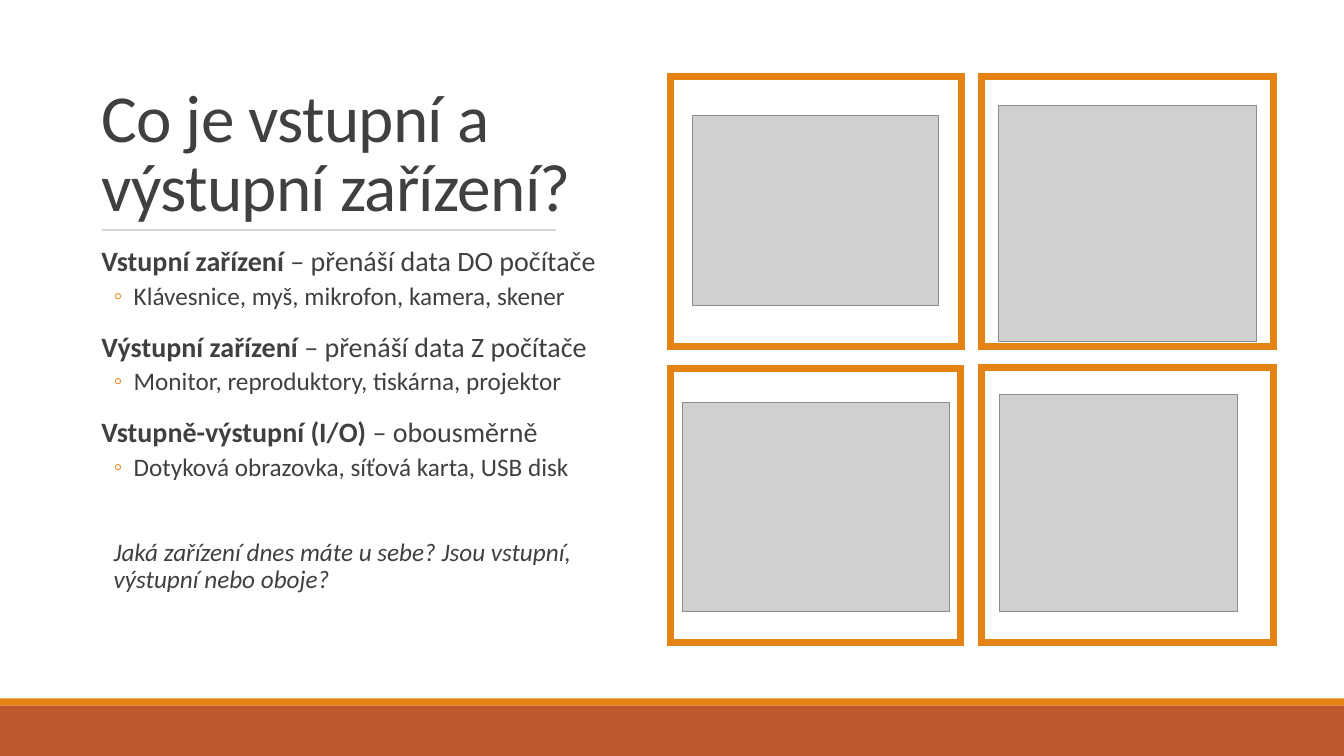
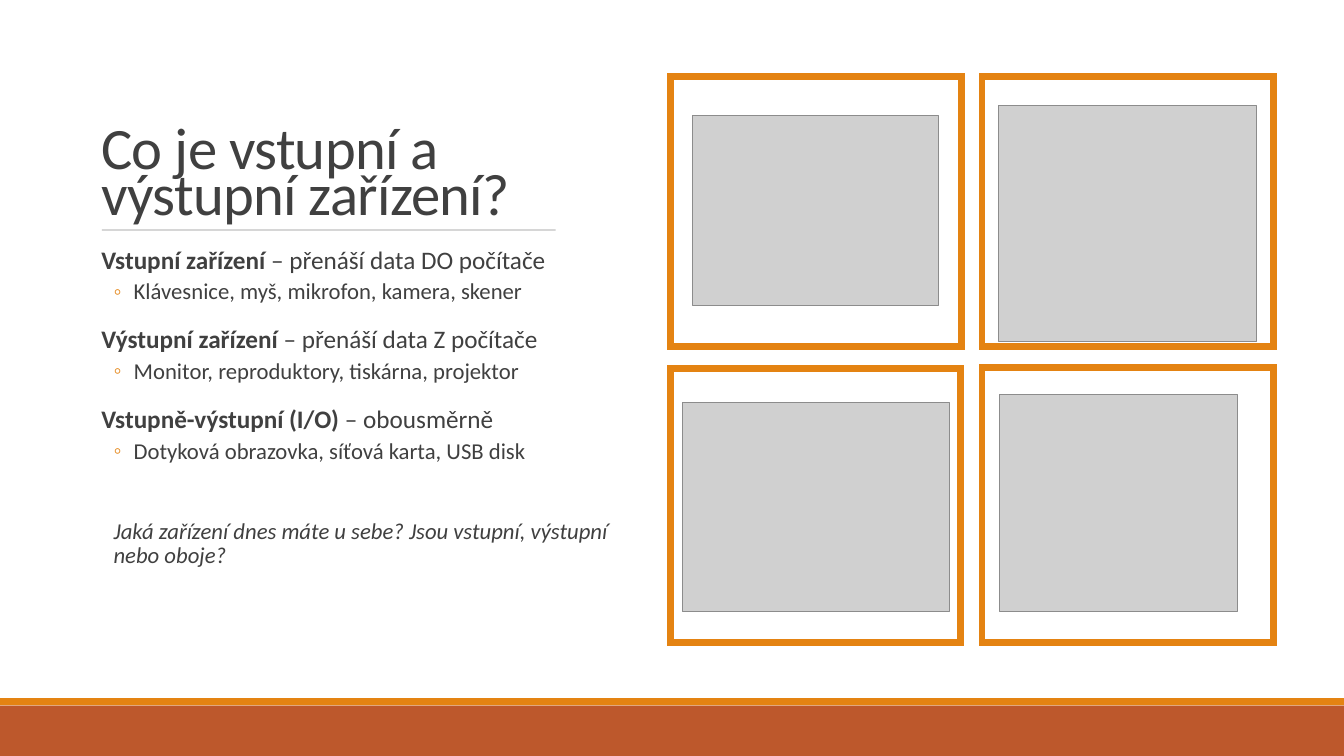
Before and after one commit to dawissl/hradebni-dmg, a slide deck: slide 2 of prezentace/1. ročník/16 - vstupní a výstupní zařízení.pptx. Drawn at 1344x756 pixels with LibreOffice and Linux fonts; fonts in the diff are those of the drawing; grey boxes stand for pictures. Boxes give left, top, right and bottom in pixels: in the first picture for what was removed or moved away, otherwise in the second. Text is boxed around its words. In the diff, an @@ line names an element or a change of style, - is before the commit and + after.

```diff
--- a/prezentace/1. ročník/16 - vstupní a výstupní zařízení.pptx
+++ b/prezentace/1. ročník/16 - vstupní a výstupní zařízení.pptx
@@ title "Co je vstupní a výstupní ..." at [101,128,510,230]: size 48 to 41.9 pt; line spacing 0.85 to 0.65 @@
@@ text "Vstupní zařízení – přenáší data ..." at [101,251,608,567]: size 20 to 18 pt in "Vstupní zařízení – přenáší data DO počítače", "Výstupní zařízení – přenáší data Z počítače", "Vstupně-výstupní (I/O) – obousměrně"; size 18 to 16.2 pt in "Klávesnice, myš, mikrofon, kamera, skener", "Monitor, reproduktory, tiskárna, projektor", "Dotyková obrazovka, síťová karta, USB disk", "Jaká zařízení dnes máte u sebe? Jsou ..."; list level 2 to 1 in "Jaká zařízení dnes máte u ..." @@
```
Also in this commit, not shown: 8 other slides changed, 5 other files.
